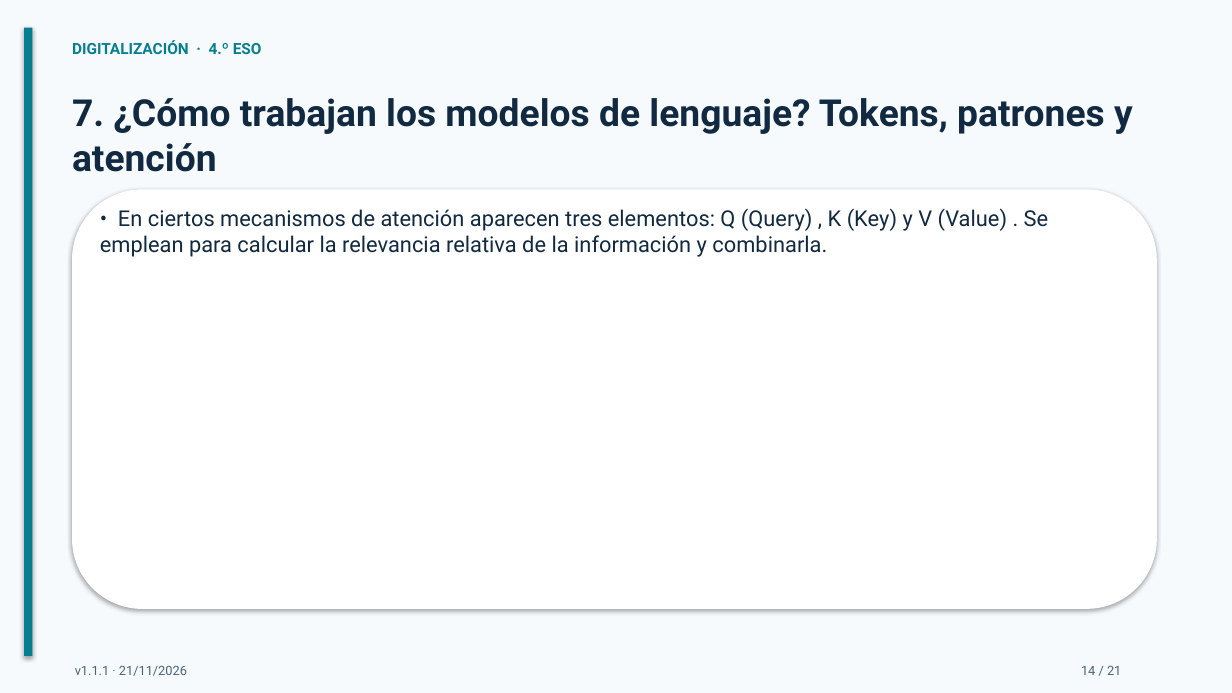
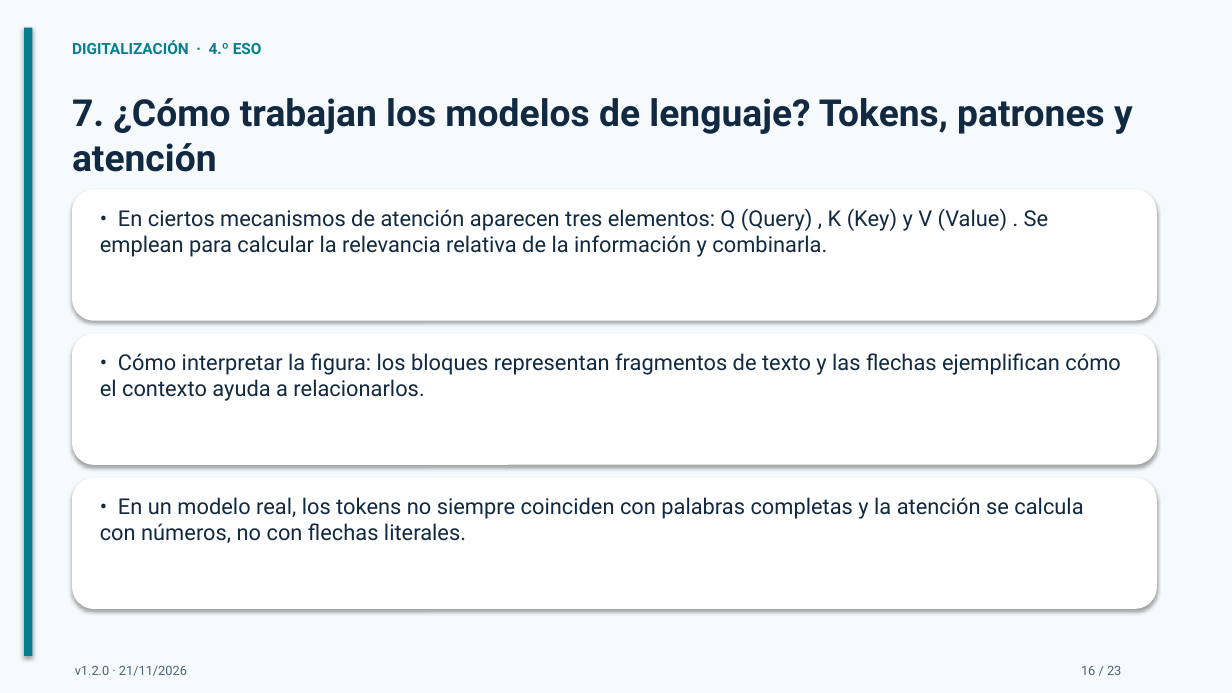
Before and after one commit to bitschips/digitaliza4, a slide deck: slide 16 of temas/tema-08-programacion-e-inteligencia-artificial/presentaciones/tema-08-programacion-e-inteligencia-artificial.pptx (slide 14 before the commit). Drawn at 1232x693 pixels with LibreOffice and Linux fonts; fonts in the diff are those of the drawing. Boxes give left, top, right and bottom in pixels: in the first picture for what was removed or moved away, otherwise in the second. Text is boxed around its words. In the diff, an @@ line names an element or a change of style, - is before the commit and + after.

```diff
--- a/temas/tema-08-programacion-e-inteligencia-artificial/presentaciones/tema-08-programacion-e-inteligencia-artificial.pptx
+++ b/temas/tema-08-programacion-e-inteligencia-artificial/presentaciones/tema-08-programacion-e-inteligencia-artificial.pptx
@@ rounded rectangle resized from (x1=72, y1=189, x2=1157, y2=609) to (x1=72, y1=189, x2=1157, y2=321) @@
@@ rounded rectangle added at (x1=72, y1=334, x2=1157, y2=465), fill #FFFFFF @@
@@ text added at (x1=100, y1=353, x2=1121, y2=401), 17 pt, text #112A41 @@
+• Cómo interpretar la figura: los bloques representan fragmentos de texto y las flechas ejemplifican cómo el contexto ayuda a relacionarlos.
@@ rounded rectangle added at (x1=72, y1=478, x2=1157, y2=609), fill #FFFFFF @@
@@ text added at (x1=100, y1=497, x2=1083, y2=543), 17 pt, text #112A41 @@
+• En un modelo real, los tokens no siempre coinciden con palabras completas y la atención se calcula con números, no con flechas literales.
@@ text at (x1=75, y1=666, x2=187, y2=676): text changed @@
-v1.1.1 · 21/11/2026
+v1.2.0 · 21/11/2026
@@ text at (x1=1081, y1=666, x2=1121, y2=675): text changed @@
-14 / 21
+16 / 23
```
Also in this commit, not shown: 20 other slides changed, 2 slides added, 5 other files.
